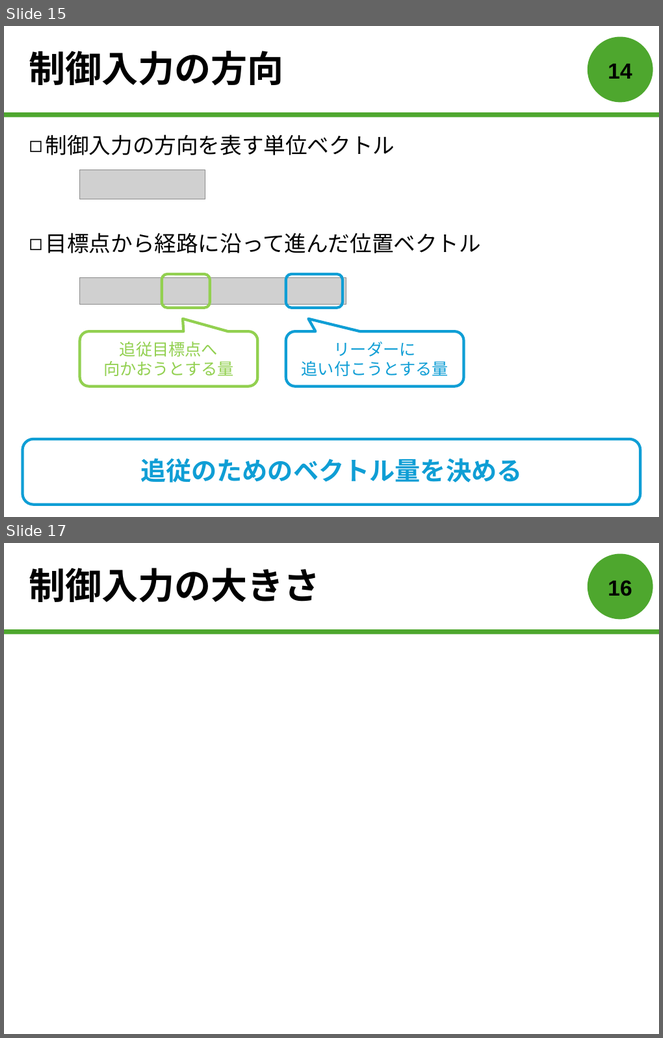
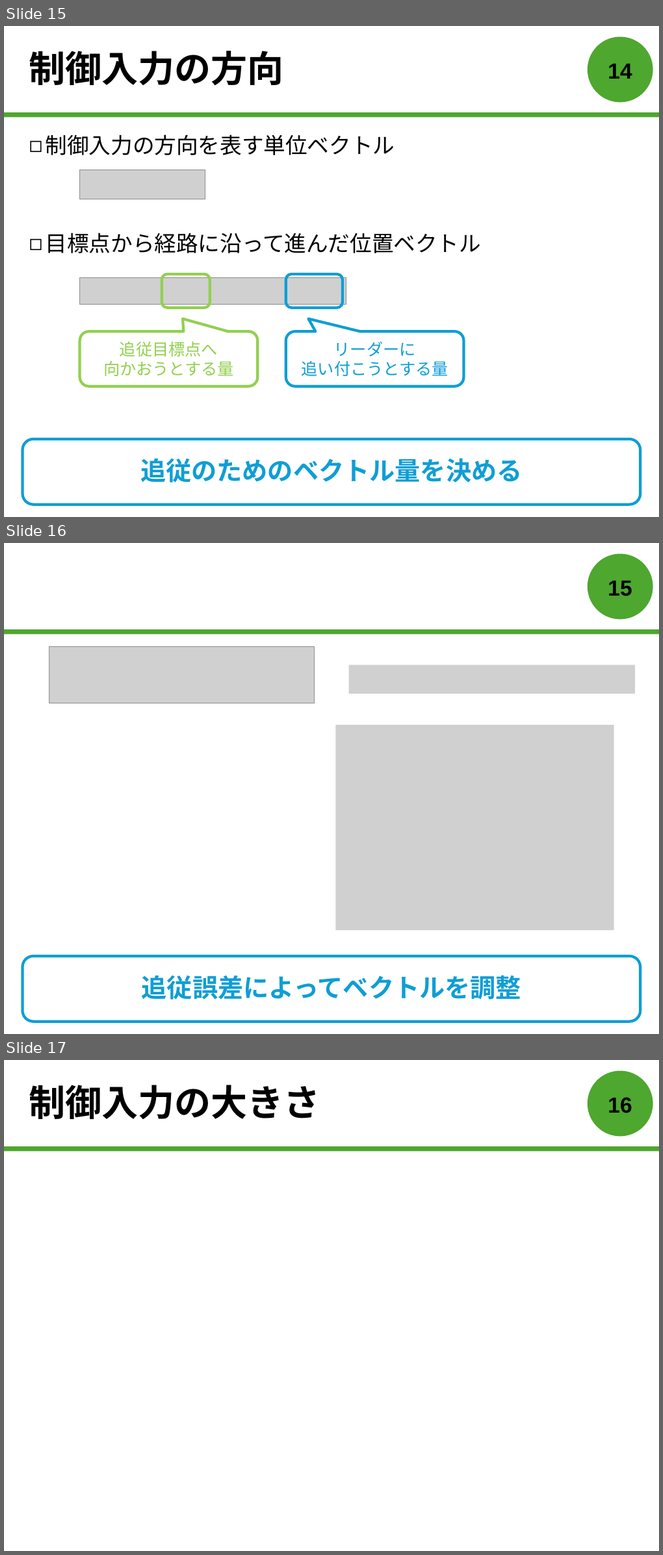
Before and after one commit to forest-book/MatlabLOSFormation, a slide deck: 森本皓斗.pptx. Shown one above the other, each under a label of ours: slides 15 and 17 before the commit, slides 15, 16 and 17 after it; the slides between them are not shown. The pictures are 663x1038 and 663x1555 pixels, drawn with LibreOffice and Linux fonts; fonts in the diff are those of the drawing; grey boxes stand for pictures. Boxes give left, top, right and bottom in pixels: in the first picture for what was removed or moved away, otherwise in the second. Text is boxed around its words. In the diff, an @@ line names an element or a change of style, - is before the commit and + after.

```diff
--- a/森本皓斗.pptx
+++ b/森本皓斗.pptx
@@ slide 16 added at box(4, 543, 659, 1034), background #FFFFFF; not listed: 2 template elements that a slide beside it also shows @@
@@ page number added at box(608, 581, 632, 596), 24 pt, text #000000, bold @@
+15
@@ picture added at box(50, 646, 315, 703) @@
@@ picture added at box(348, 665, 635, 694) @@
@@ picture added at box(336, 725, 614, 931) @@
@@ rounded rectangle added at box(22, 956, 640, 1022), outline #0F9ED5 3 pt @@
@@ text added at box(142, 975, 521, 1000), 28 pt, text #0F9ED5, bold @@
+追従誤差によってベクトルを調整
```
Also in this commit, not shown: 2 slides changed, 2 slides removed.
